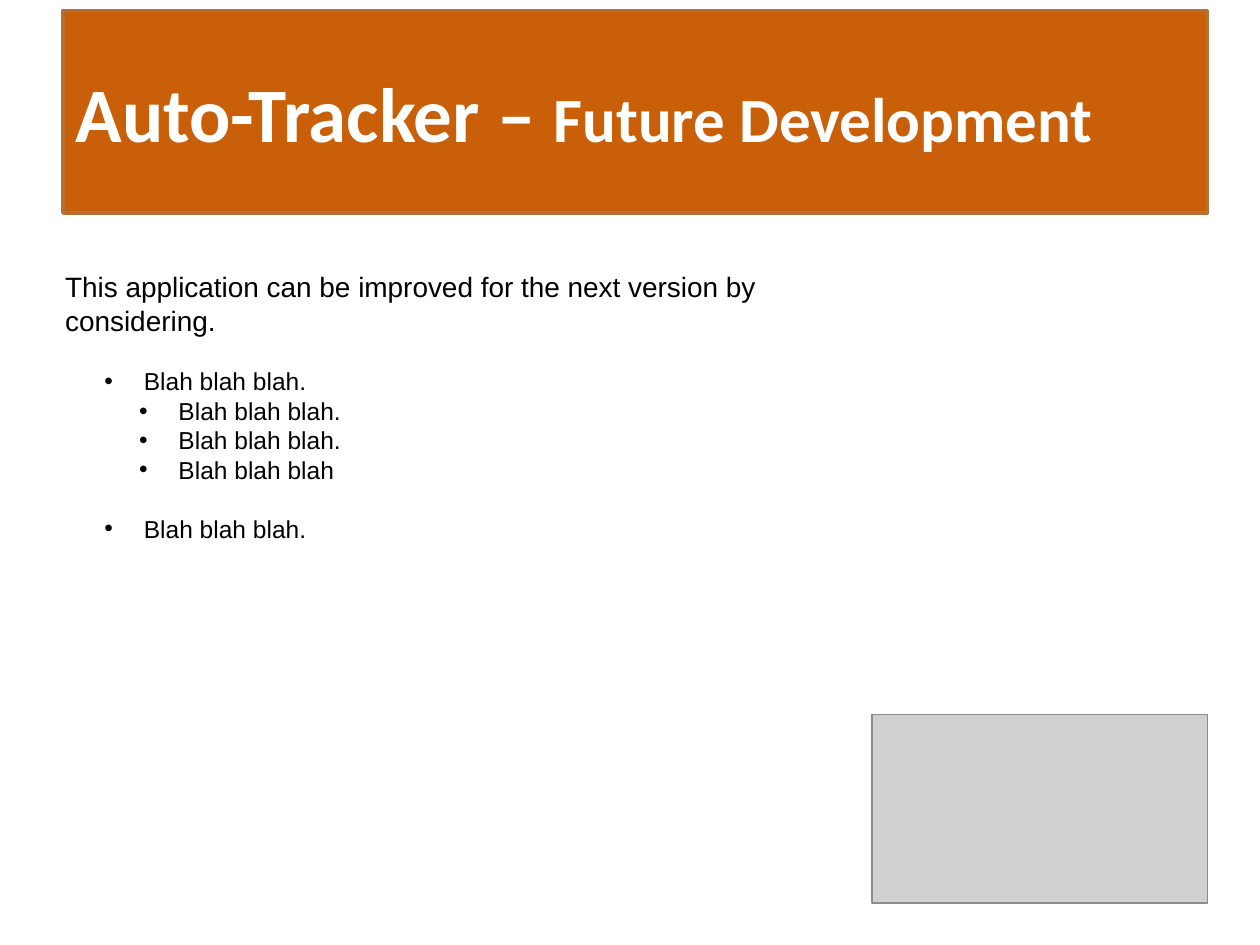
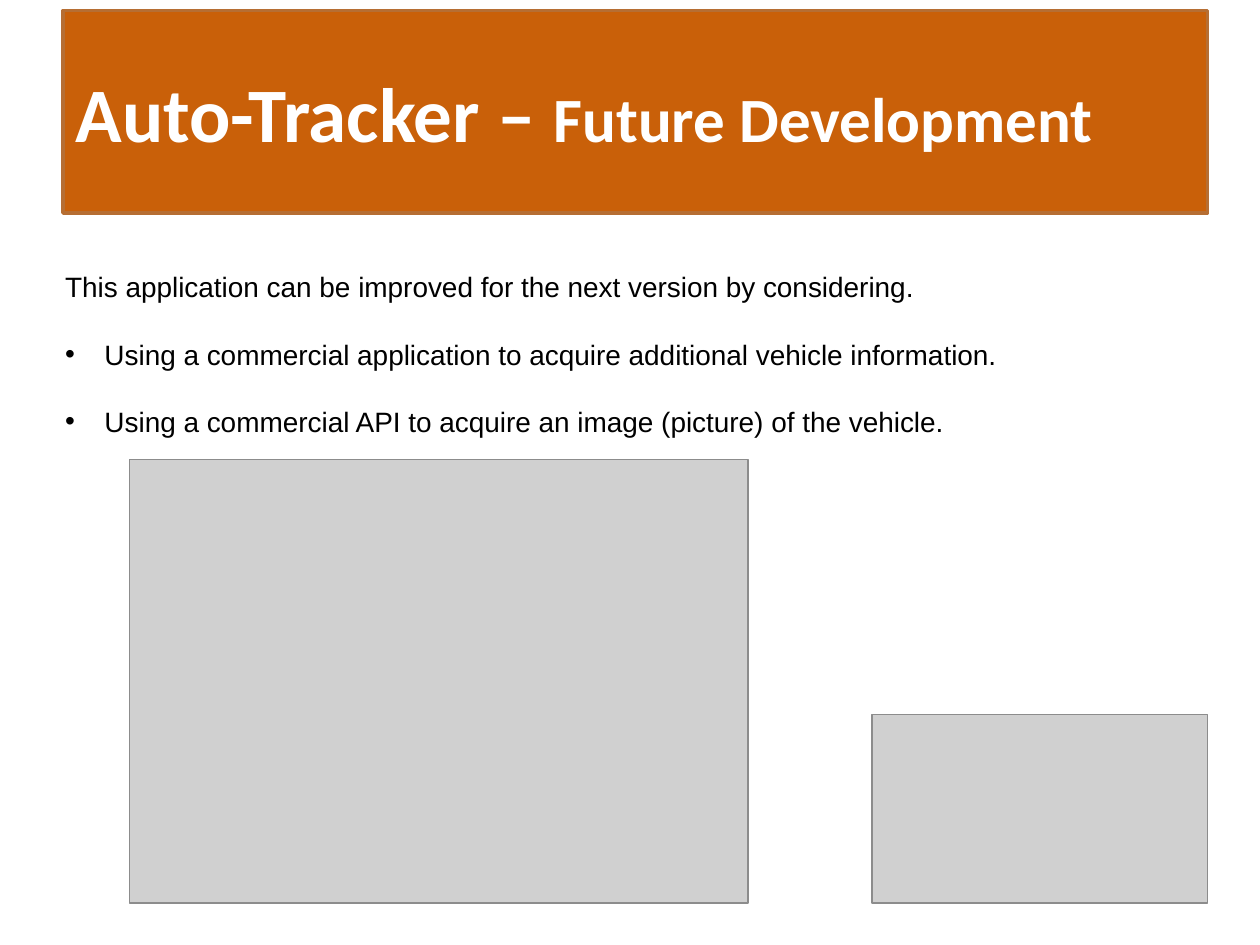
Before and after one commit to p2T3/auto-tracker, a slide deck: slide 8 of public/assets/Auto-Tracker-Presentation.pptx. Drawn at 1260x945 pixels with LibreOffice and Linux fonts; fonts in the diff are those of the drawing; grey boxes stand for pictures. Boxes give left, top, right and bottom in pixels: in the first picture for what was removed or moved away, otherwise in the second. Text is boxed around its words. In the diff, an @@ line names an element or a change of style, - is before the commit and + after.

Commit message:
Updated PPTx.

```diff
--- a/public/assets/Auto-Tracker-Presentation.pptx
+++ b/public/assets/Auto-Tracker-Presentation.pptx
@@ text at (x1=104, y1=344, x2=996, y2=437): text changed; size 14 to 16 pt @@
-      • Blah blah blah.
-                • Blah blah blah.
-                • Blah blah blah.
-                • Blah blah blah
-  • Blah blah blah.
+• Using a commercial application to acquire additional vehicle information.
+• Using a commercial API to acquire an image (picture) of the vehicle.
@@ picture added at (x1=130, y1=460, x2=748, y2=903) @@
```
Also in this commit, not shown: 7 other slides changed, 1 other file.
